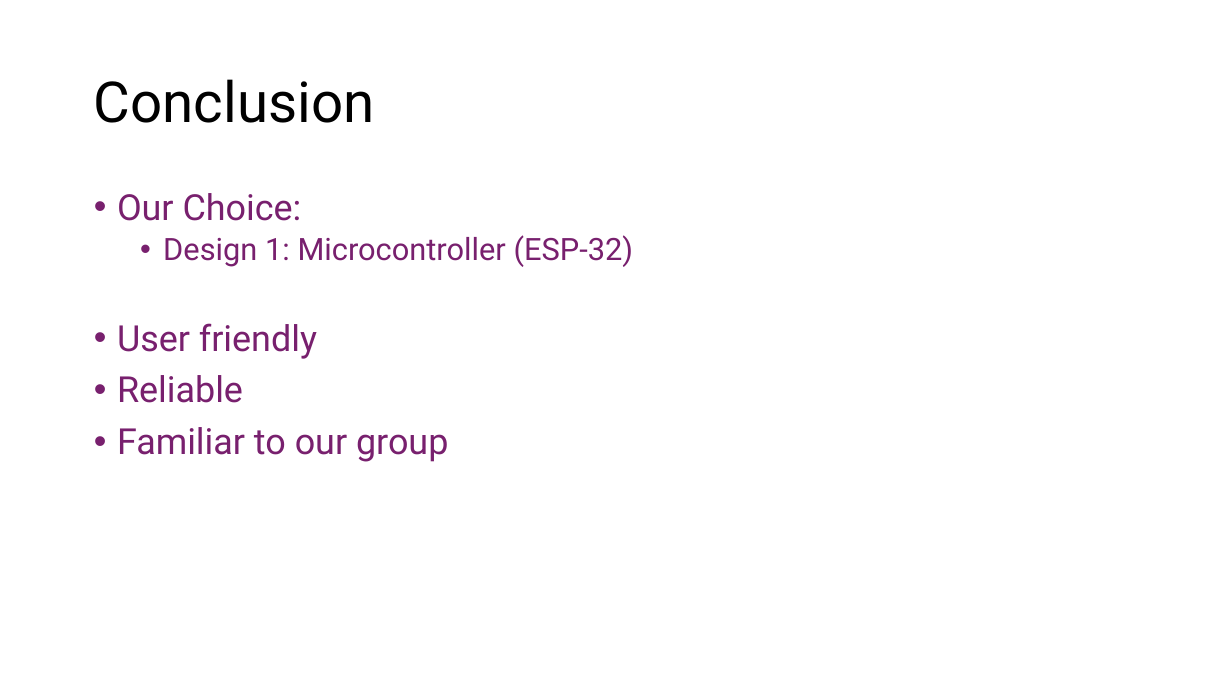
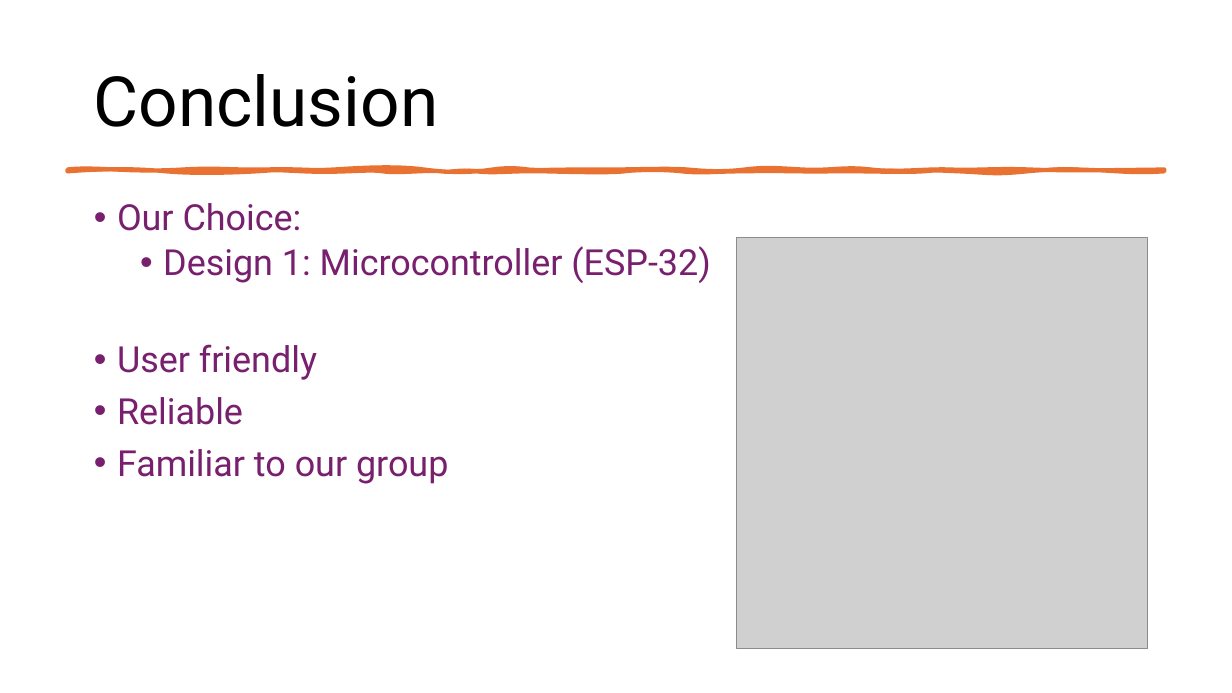
Before and after one commit to Tannyr-Singleterry/ECE590_SeniorDesign, a slide deck: slide 14 of Documents/CDR/CDR_Presentation.pptx. Drawn at 1232x693 pixels with LibreOffice and Linux fonts; fonts in the diff are those of the drawing; grey boxes stand for pictures. Boxes give left, top, right and bottom in pixels: in the first picture for what was removed or moved away, otherwise in the second. Text is boxed around its words. In the diff, an @@ line names an element or a change of style, - is before the commit and + after.

```diff
--- a/Documents/CDR/CDR_Presentation.pptx
+++ b/Documents/CDR/CDR_Presentation.pptx
@@ title "Conclusion" at (x1=94, y1=74, x2=438, y2=127): size 44 to 54 pt @@
@@ freeform shape added at (x1=67, y1=169, x2=1165, y2=171), fill #E97132, outline #E97132 3.25 pt @@
@@ text "Our Choice:" moved from (x1=117, y1=193, x2=634, y2=462) to (x1=117, y1=203, x2=710, y2=484) @@
@@ picture added at (x1=737, y1=238, x2=1147, y2=648) @@
@@ text at (x1=163, y1=246, x2=710, y2=283): size 24 to 28 pt in "Design 1: Microcontroller (ESP-32)" @@
```
Also in this commit, not shown: 9 other slides changed.
